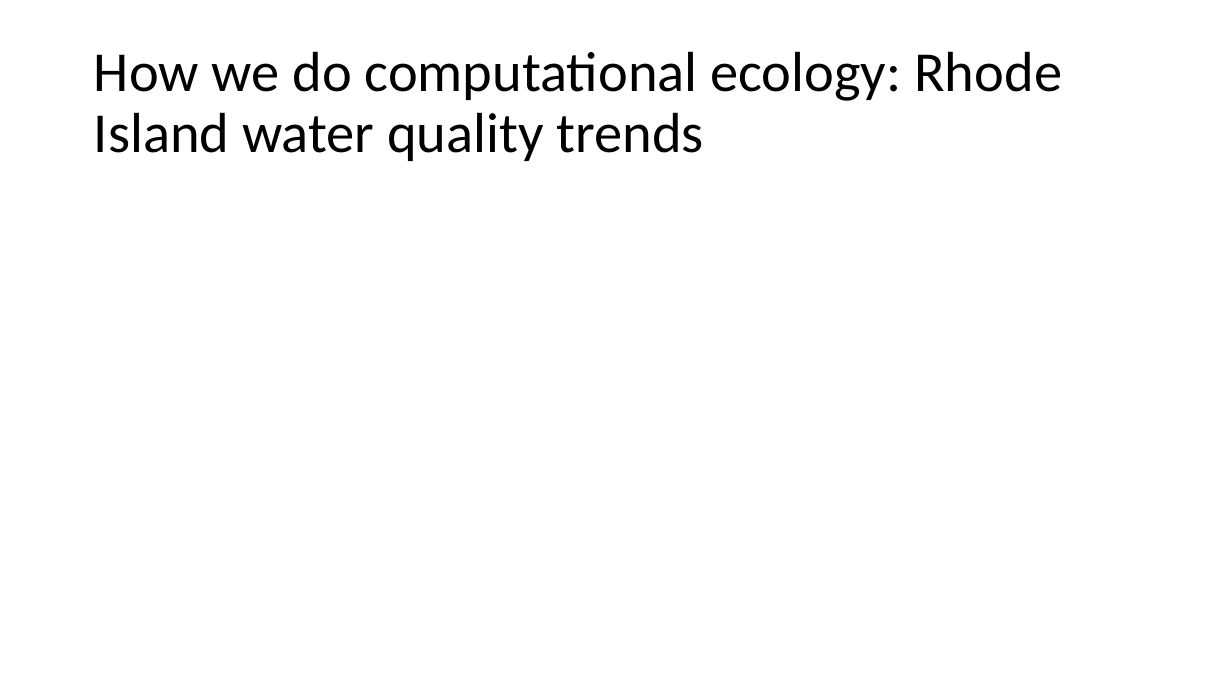
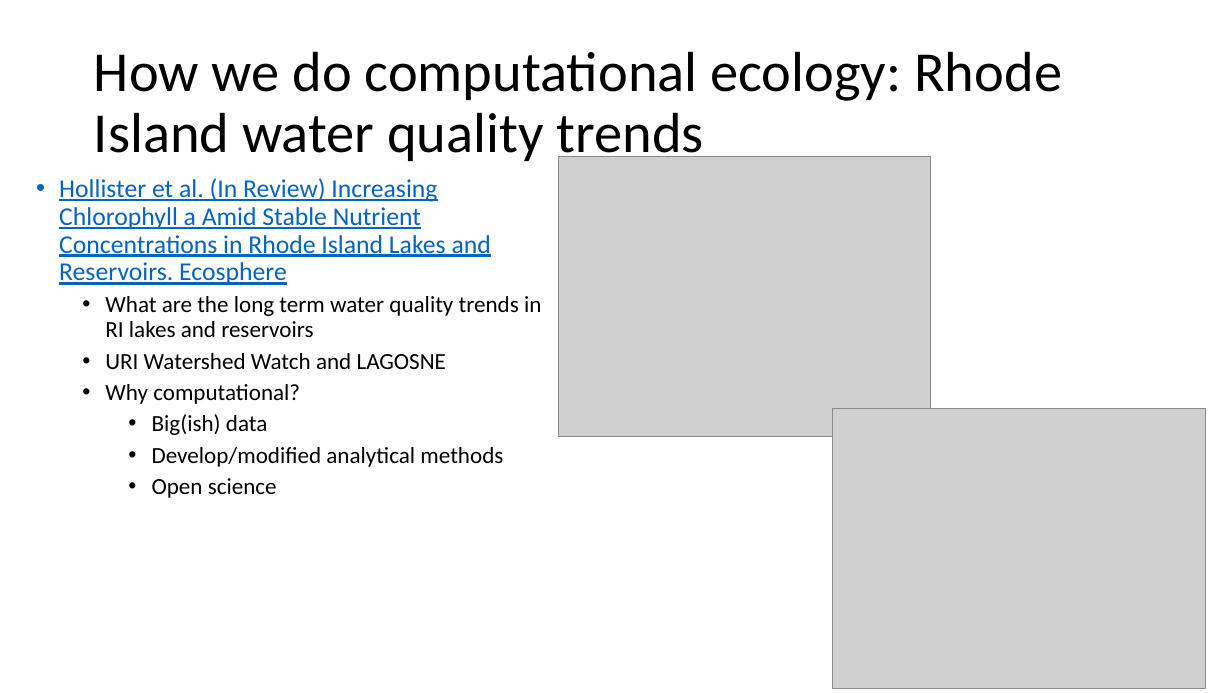
Before and after one commit to jhollist/eco_with_computers, a slide deck: slide 10 of hollister_eco_with_computers.pptx (slide 9 before the commit). Drawn at 1232x693 pixels with LibreOffice and Linux fonts; fonts in the diff are those of the drawing; grey boxes stand for pictures. Boxes give left, top, right and bottom in pixels: in the first picture for what was removed or moved away, otherwise in the second. Text is boxed around its words. In the diff, an @@ line names an element or a change of style, - is before the commit and + after.

```diff
--- a/hollister_eco_with_computers.pptx
+++ b/hollister_eco_with_computers.pptx
@@ text added at [59, 178, 541, 498], 18 pt, text #000000 @@
+• Hollister et al. (In Review) Increasing Chlorophyll a Amid Stable Nutrient Concentrations in Rhode Island Lakes and Reservoirs. Ecosphere
+  • What are the long term water quality trends in RI lakes and reservoirs
+  • URI Watershed Watch and LAGOSNE
+  • Why computational?
+    • Big(ish) data
+    • Develop/modified analytical methods
+    • Open science
@@ picture added at [558, 157, 931, 436] @@
@@ picture added at [833, 409, 1205, 688] @@
```
Also in this commit, not shown: 2 other slides changed, 1 slide added.
